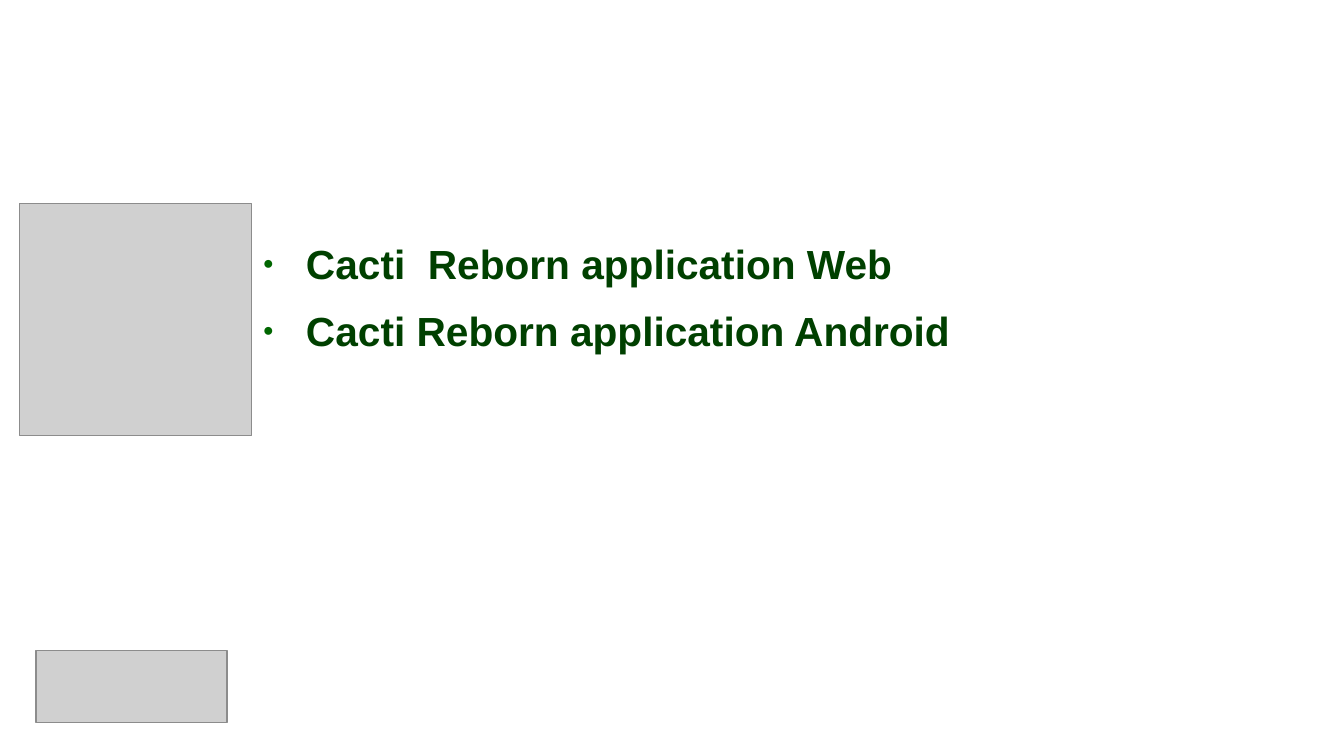
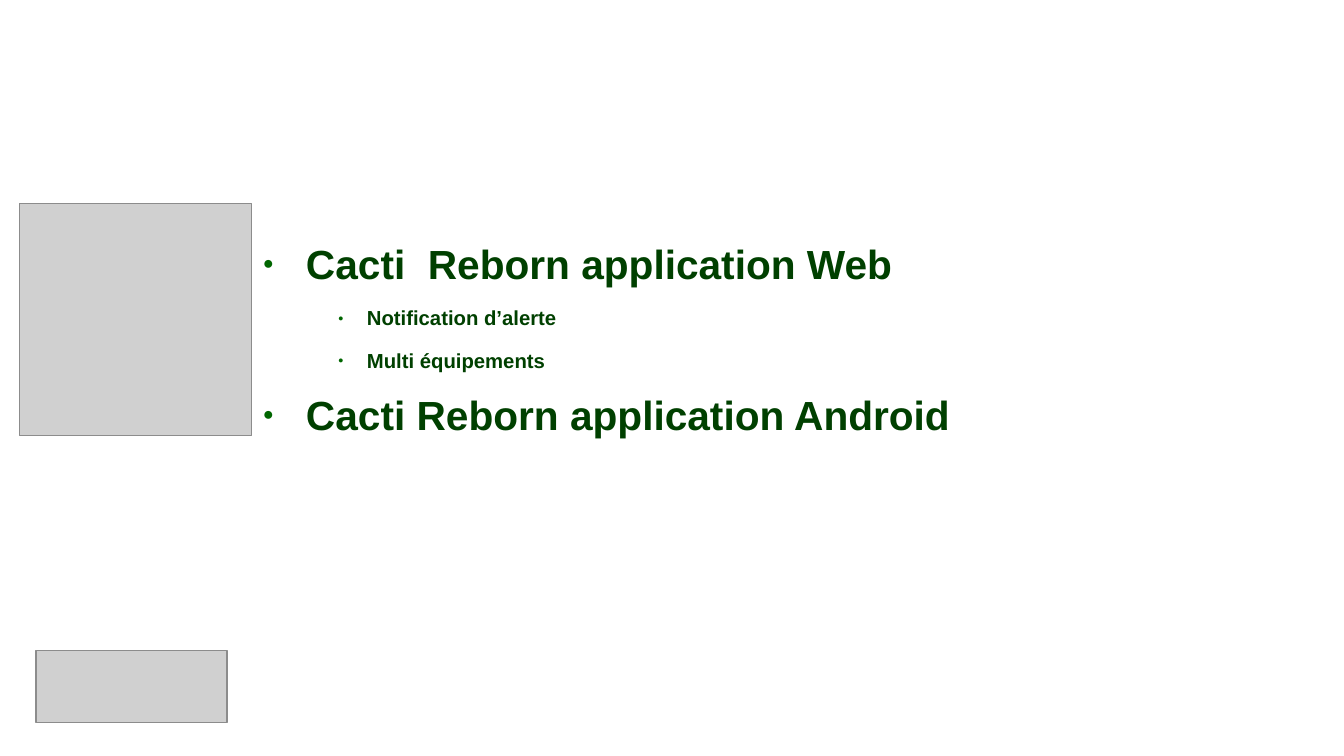
Before and after one commit to MSIR2018/Supervision-Cacti, a slide deck: slide 13 of Powerpoint.pptx (slide 12 before the commit). Drawn at 1344x756 pixels with LibreOffice and Linux fonts; fonts in the diff are those of the drawing; grey boxes stand for pictures; background and template pictures are left out. Boxes give left, top, right and bottom in pixels: in the first picture for what was removed or moved away, otherwise in the second. Text is boxed around its words. In the diff, an @@ line names an element or a change of style, - is before the commit and + after.

```diff
--- a/Powerpoint.pptx
+++ b/Powerpoint.pptx
@@ text at (x1=367, y1=310, x2=556, y2=373): paragraphs added @@
+  ● Notification d’alerte
+  ● Multi équipements
```
Also in this commit, not shown: 2 other slides changed, 1 slide added.
